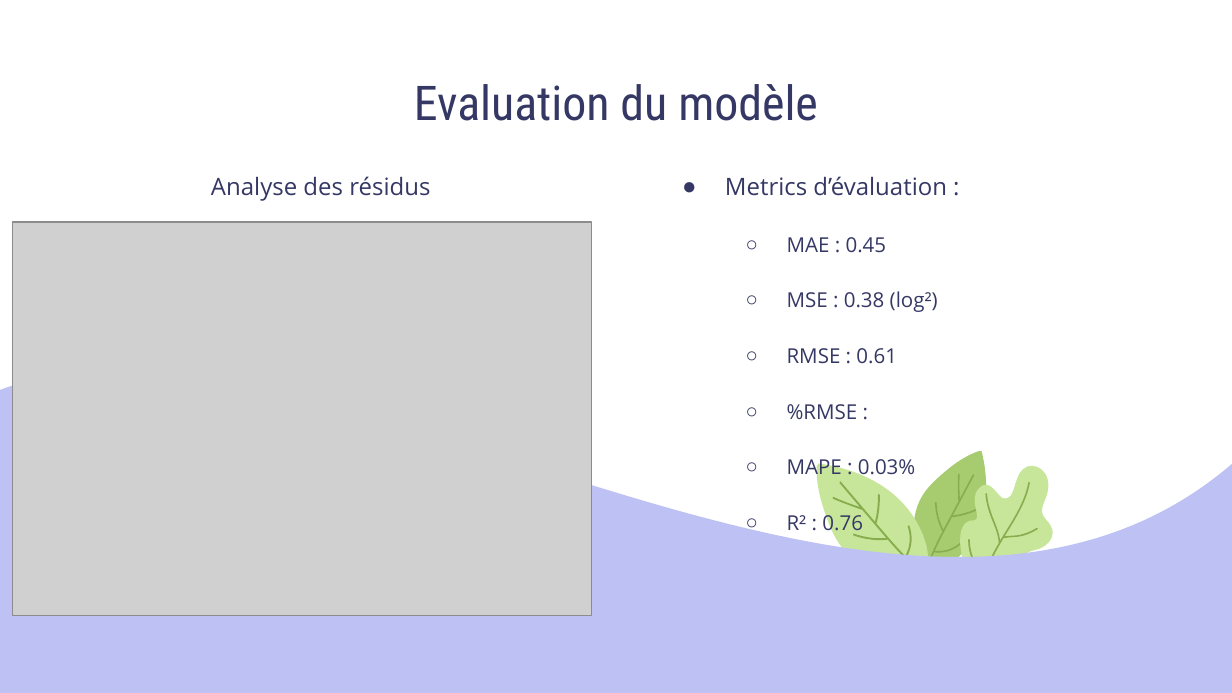
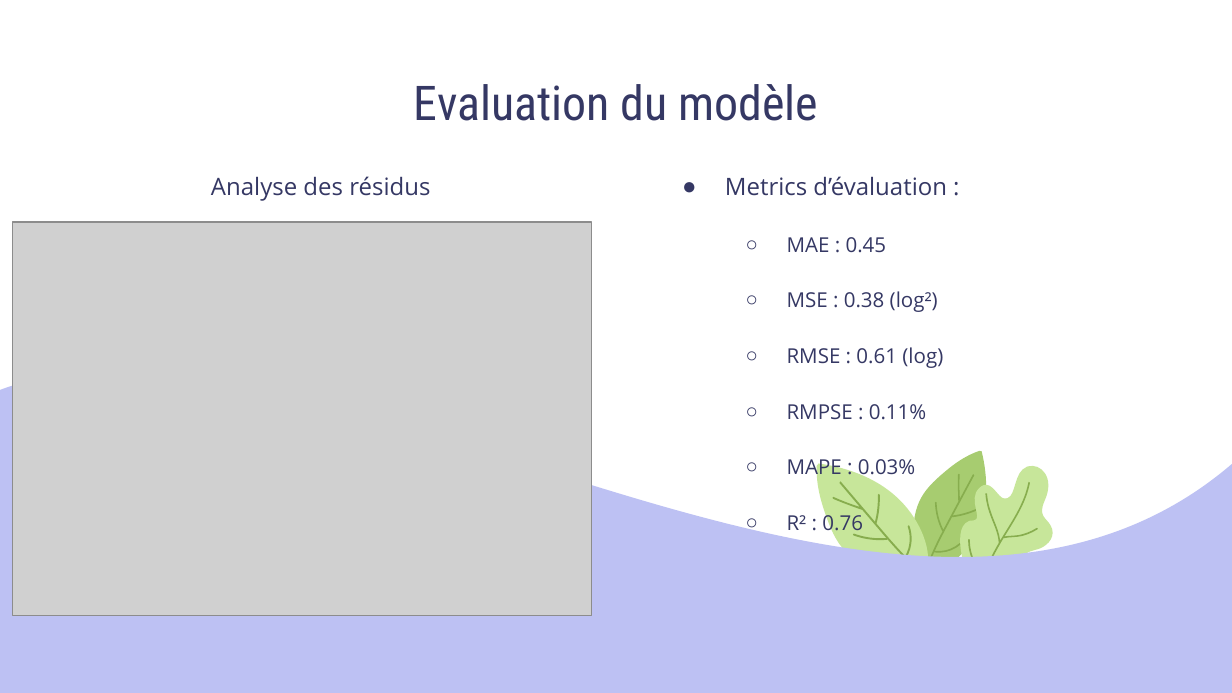
Before and after one commit to Sylvariane/Anticipez_les_besoins_en_electricite, a slide deck: slide 20 of Pélec_03_presentation.pptx. Drawn at 1232x693 pixels with LibreOffice and Linux fonts; fonts in the diff are those of the drawing; grey boxes stand for pictures. Boxes give left, top, right and bottom in pixels: in the first picture for what was removed or moved away, otherwise in the second. Text is boxed around its words. In the diff, an @@ line names an element or a change of style, - is before the commit and + after.

Commit message:
ajout du rmpse

```diff
--- a/Pélec_03_presentation.pptx
+++ b/Pélec_03_presentation.pptx
@@ text at (787,347,943,420): text changed @@
-  ○ RMSE : 0.61
-  ○ %RMSE :
+  ○ RMSE : 0.61 (log)
+  ○ RMPSE : 0.11%
```
Also in this commit, not shown: 4 other slides changed, 1 other file.
